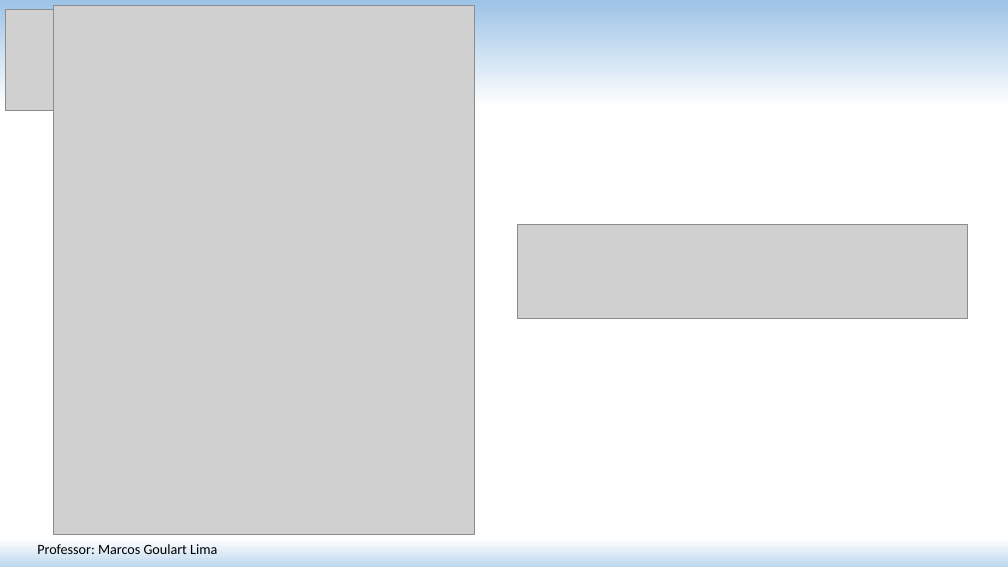
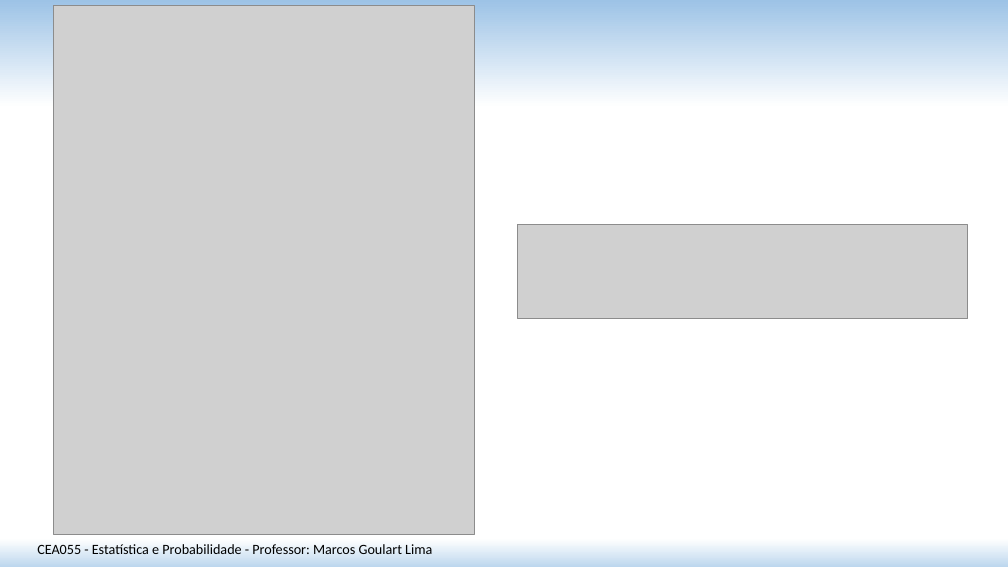
Before and after one commit to matmarcos/minhas-aulas, a slide deck: slide 11 of docs/2026-2/cea055-estatistica-probabilidade/13-modelos-continuos-ii-normal/arquivos/Aula_13_Modelos_Continuos_II_Normal.pptx. Drawn at 1008x567 pixels with LibreOffice and Linux fonts; fonts in the diff are those of the drawing; grey boxes stand for pictures. Boxes give left, top, right and bottom in pixels: in the first picture for what was removed or moved away, otherwise in the second. Text is boxed around its words. In the diff, an @@ line names an element or a change of style, - is before the commit and + after.

```diff
--- a/docs/2026-2/cea055-estatistica-probabilidade/13-modelos-continuos-ii-normal/arquivos/Aula_13_Modelos_Continuos_II_Normal.pptx
+++ b/docs/2026-2/cea055-estatistica-probabilidade/13-modelos-continuos-ii-normal/arquivos/Aula_13_Modelos_Continuos_II_Normal.pptx
@@ picture removed at [5,9,54,110] @@
@@ text at [37,544,432,554]: text changed @@
-Professor: Marcos Goulart Lima
+CEA055 - Estatística e Probabilidade - Professor: Marcos Goulart Lima
```
Also in this commit, not shown: 21 other slides changed, 19 other files.
